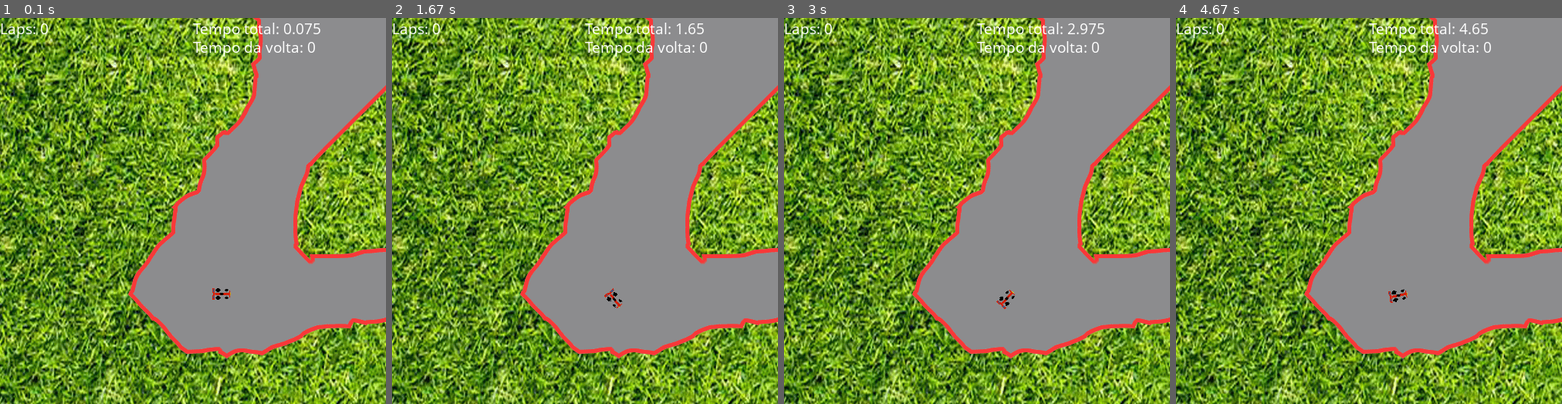
Above: before the commit, frames 1-4 (left to right).
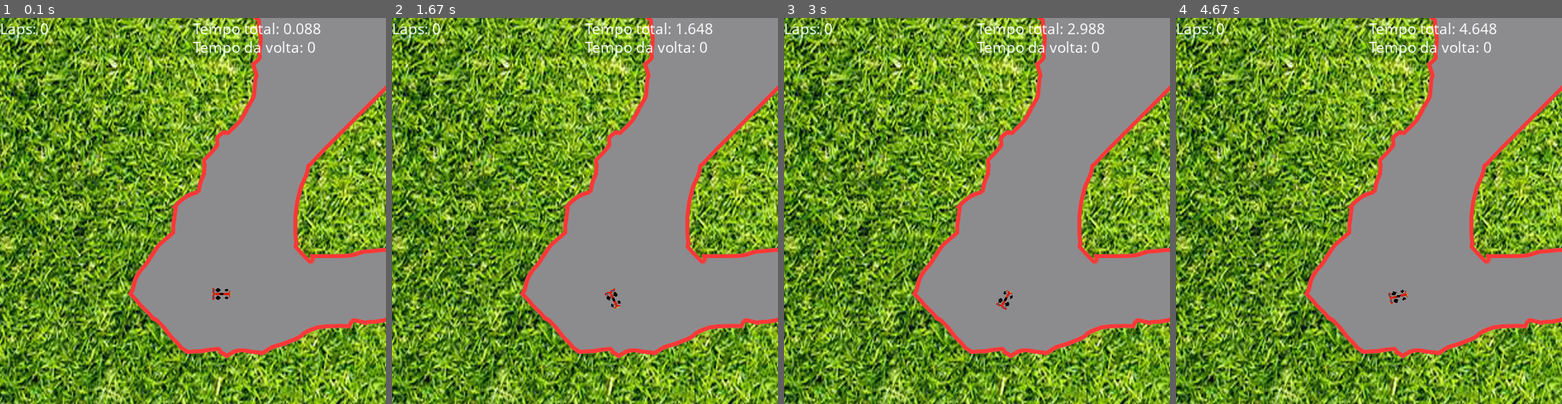
Above: after the commit, the same moments.

Repository: gpizzigh/EP-3-RandomRace
Game: pygame game, started from teste_main.py
The game is run twice, just before and just after one commit, with the same random seed, the same clock (stepped at 60 frames per second) and the same inputs.
Inputs:
- Up to frame 1 (0.1 s): no input
- Up to frame 2 (1.67 s): hold Right 0.33-0.8 s; hold Left 0.83-1.13 s; hold Right 1.17-1.63 s
- Up to frame 3 (3 s): hold Left 1.67-2.2 s; hold Left 2.23-2.53 s; hold Left 2.57-2.97 s
- Up to frame 4 (4.67 s): hold Left 3-3.37 s; hold Right 3.4-4.03 s; hold Right 4.07-4.43 s; hold Left from 4.47 s (still down)

The runs differ from the first frame. In frame 1, less than 0.1% of the frame differs, in the area x 79-83%, y 1-5%; in frame 2, 0.1%, in the area x 55-83%, y 1-76%; in frame 3, 0.1%; in frame 4, 0.1%.

Commit message:
demo pronta

Diff:
--- a/teste_main.py
+++ b/teste_main.py
@@ -39,7 +39,7 @@
 black =(0,0,0)
 BLACK = (255, 255, 255, 0)
 #BLACK =()
-FPS = 40
+FPS = 120
 YEllOW = (246,255,0,255)
 LAPS=0
 smallfont = pyg.font.SysFont("comicsansms",20)
@@ -138,7 +138,10 @@
 
 
 
-
+    if LAPS == 3:
+    	print("finish")
+    	pyg.quit()
+    	exit(0)
     print(timer)
 
 
